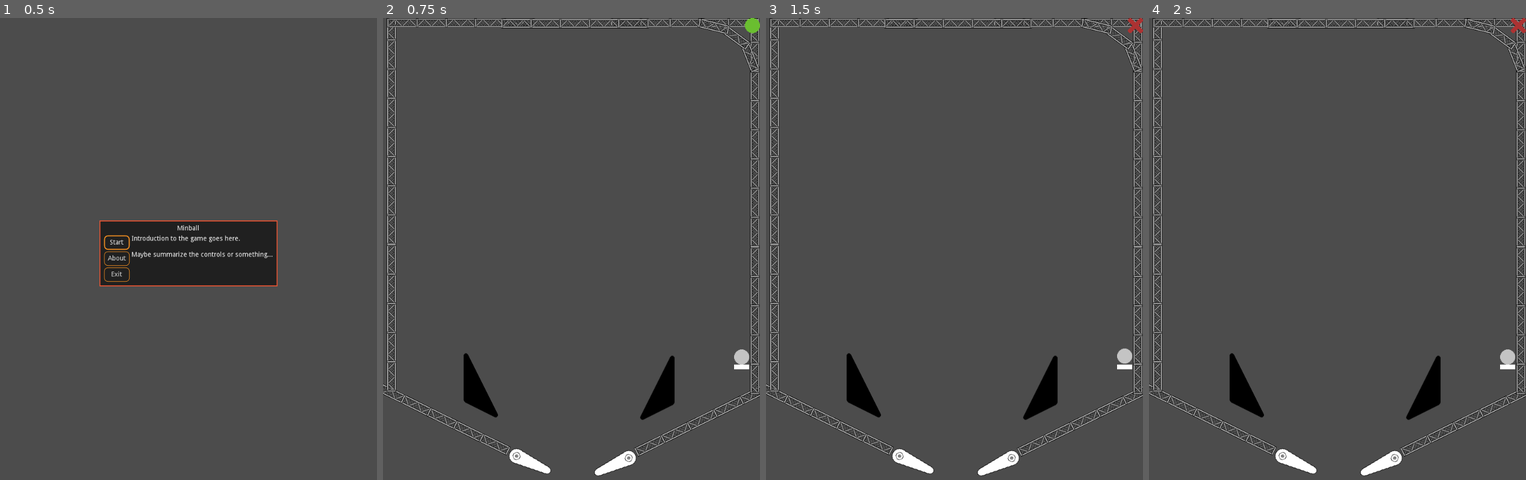
Above: before the commit, frames 1-4 (left to right).
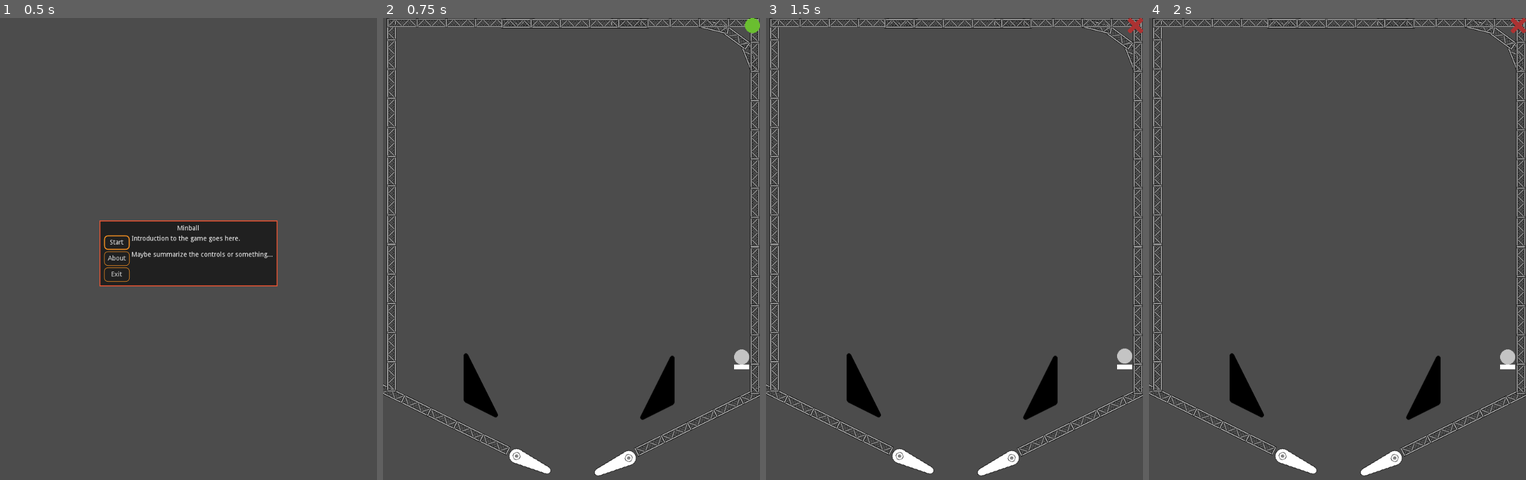
Above: after the commit, the same moments.

Repository: pizzasgood/Minball_LD48
Game: Godot game, scene res://TitleScreen.tscn
Two runs of this game, one before a commit and one after it. Both use one fixed random seed, a clock stepped at 60 frames per second and the inputs below.
Inputs (mouse positions are in pixels of both pictures, inside the frame that each line leads up to):
- Up to frame 1 (0.5 s): no input
- Up to frame 2 (0.75 s): click "Start" at 0.5 s
- Up to frame 3 (1.5 s): click (1135, 253) at 1.25 s
- Up to frame 4 (2 s): no input

Frame 1 is identical in both runs. In frame 2, less than 0.1% of the frame differs, in the area x 83-100%, y 0-12%; in frame 3, less than 0.1%; in frame 4, less than 0.1%.

Commit message:
Add drain

Diff:
--- a/Levels/MineTop.tscn
+++ b/Levels/MineTop.tscn
@@ -1,12 +1,17 @@
-[gd_scene load_steps=8 format=2]
+[gd_scene load_steps=11 format=2]
 
 [ext_resource path="res://Mechanisms/FlipperLeft.tscn" type="PackedScene" id=1]
 [ext_resource path="res://Mechanisms/Girder1x.tscn" type="PackedScene" id=2]
 [ext_resource path="res://Mechanisms/KickerRight.tscn" type="PackedScene" id=3]
 [ext_resource path="res://Mechanisms/Plunger.tscn" type="PackedScene" id=4]
+[ext_resource path="res://Mechanisms/Drain.tscn" type="PackedScene" id=5]
 [ext_resource path="res://Mechanisms/KickerLeft.tscn" type="PackedScene" id=6]
 [ext_resource path="res://Mechanisms/Girder5x.tscn" type="PackedScene" id=7]
 [ext_resource path="res://Mechanisms/FlipperRight.tscn" type="PackedScene" id=8]
+[ext_resource path="res://SFX/mining.wav" type="AudioStream" id=9]
+
+[sub_resource type="RectangleShape2D" id=1]
+extents = Vector2( 413.691, 45.6281 )
 
 [node name="MineTop" type="Node2D"]
 
@@ -22,61 +27,75 @@
 [node name="Kicker2" parent="." instance=ExtResource( 6 )]
 position = Vector2( 207.504, 780.226 )
 
-[node name="Girder5x" parent="." instance=ExtResource( 7 )]
+[node name="Plunger" parent="." instance=ExtResource( 4 )]
+position = Vector2( 761.217, 720.722 )
+
+[node name="Framework" type="Node2D" parent="."]
+
+[node name="Girder1x" parent="Framework" instance=ExtResource( 2 )]
+position = Vector2( 778.645, 81.9626 )
+rotation = 1.19888
+
+[node name="Girder1x2" parent="Framework" instance=ExtResource( 2 )]
+position = Vector2( 748.355, 40.9813 )
+rotation = 0.637027
+
+[node name="Girder1x3" parent="Framework" instance=ExtResource( 2 )]
+position = Vector2( 702.028, 17.8179 )
+rotation = 0.242225
+scale = Vector2( 1, 1 )
+
+[node name="Girder5x" parent="Framework" instance=ExtResource( 7 )]
 position = Vector2( 677.617, 853.169 )
 rotation = -0.459415
 
-[node name="Girder5x2" parent="." instance=ExtResource( 7 )]
+[node name="Girder5x2" parent="Framework" instance=ExtResource( 7 )]
 position = Vector2( 125.983, 850.499 )
 rotation = 0.4594
 
-[node name="Girder5x3" parent="." instance=ExtResource( 7 )]
+[node name="Girder5x3" parent="Framework" instance=ExtResource( 7 )]
 position = Vector2( 18.0341, 637.099 )
 rotation = 1.5708
 
-[node name="Girder5x4" parent="." instance=ExtResource( 7 )]
+[node name="Girder5x4" parent="Framework" instance=ExtResource( 7 )]
 position = Vector2( 18.0341, 325.285 )
 rotation = 1.5708
 
-[node name="Girder5x5" parent="." instance=ExtResource( 7 )]
+[node name="Girder5x5" parent="Framework" instance=ExtResource( 7 )]
 position = Vector2( 789.106, 642.139 )
 rotation = 1.5708
 
-[node name="Girder5x6" parent="." instance=ExtResource( 7 )]
+[node name="Girder5x6" parent="Framework" instance=ExtResource( 7 )]
 position = Vector2( 789.106, 330.324 )
 rotation = 1.5708
 
-[node name="Girder5x7" parent="." instance=ExtResource( 7 )]
+[node name="Girder5x7" parent="Framework" instance=ExtResource( 7 )]
 position = Vector2( 18.0341, 15.3441 )
 rotation = 1.5708
 
-[node name="Girder5x8" parent="." instance=ExtResource( 7 )]
+[node name="Girder5x8" parent="Framework" instance=ExtResource( 7 )]
 position = Vector2( 789.106, 20.3838 )
 rotation = 1.5708
 
-[node name="Girder5x9" parent="." instance=ExtResource( 7 )]
+[node name="Girder5x9" parent="Framework" instance=ExtResource( 7 )]
 position = Vector2( 165.445, 10.3044 )
 rotation = 3.14159
 
-[node name="Girder5x10" parent="." instance=ExtResource( 7 )]
+[node name="Girder5x10" parent="Framework" instance=ExtResource( 7 )]
 position = Vector2( 640.435, 10.3044 )
 rotation = 3.14159
 
-[node name="Girder5x11" parent="." instance=ExtResource( 7 )]
+[node name="Girder5x11" parent="Framework" instance=ExtResource( 7 )]
 position = Vector2( 407.35, 11.5643 )
 rotation = 3.14159
 
-[node name="Plunger" parent="." instance=ExtResource( 4 )]
-position = Vector2( 761.217, 720.722 )
+[node name="Drain" parent="." instance=ExtResource( 5 )]
+position = Vector2( 400.904, 990.679 )
 
-[node name="Girder1x" parent="." instance=ExtResource( 2 )]
-position = Vector2( 778.645, 81.9626 )
-rotation = 1.19888
+[node name="CollisionShape2D" type="CollisionShape2D" parent="Drain"]
+position = Vector2( 0, 45.306 )
+shape = SubResource( 1 )
 
-[node name="Girder1x2" parent="." instance=ExtResource( 2 )]
-position = Vector2( 748.355, 40.9813 )
-rotation = 0.637027
-
-[node name="Girder1x3" parent="." instance=ExtResource( 2 )]
-position = Vector2( 702.028, 17.8179 )
-rotation = 0.242225
+[node name="SFX" type="AudioStreamPlayer2D" parent="Drain"]
+stream = ExtResource( 9 )
+bus = "SFX"
--- /dev/null
+++ b/Mechanisms/Drain.gd
@@ -0,0 +1,12 @@
+extends Area2D
+
+onready var world := find_parent("World")
+onready var sfx := get_node_or_null("SFX")
+
+func _on_Drain_body_entered(body: RigidBody2D) -> void:
+	if not body is RigidBody2D:
+		return
+	if body.is_in_group("balls"):
+		if sfx:
+			sfx.play()
+		world.remove_ball(body)
--- /dev/null
+++ b/Mechanisms/Drain.tscn
@@ -0,0 +1,9 @@
+[gd_scene load_steps=2 format=2]
+
+[ext_resource path="res://Mechanisms/Drain.gd" type="Script" id=1]
+
+[node name="Drain" type="Area2D"]
+collision_mask = 2
+script = ExtResource( 1 )
+
+[connection signal="body_entered" from="." to="." method="_on_Drain_body_entered"]
--- a/World.gd
+++ b/World.gd
@@ -9,4 +9,12 @@
 	spawn_ball()
 
 func spawn_ball() -> void:
+	extra_balls -= 1
 	balls.append(active_plunger.spawn_ball())
+
+func remove_ball(ball: RigidBody2D) -> void:
+	balls.erase(ball)
+	if extra_balls > 0:
+		call_deferred("spawn_ball")
+	else:
+		print("Game Over")
